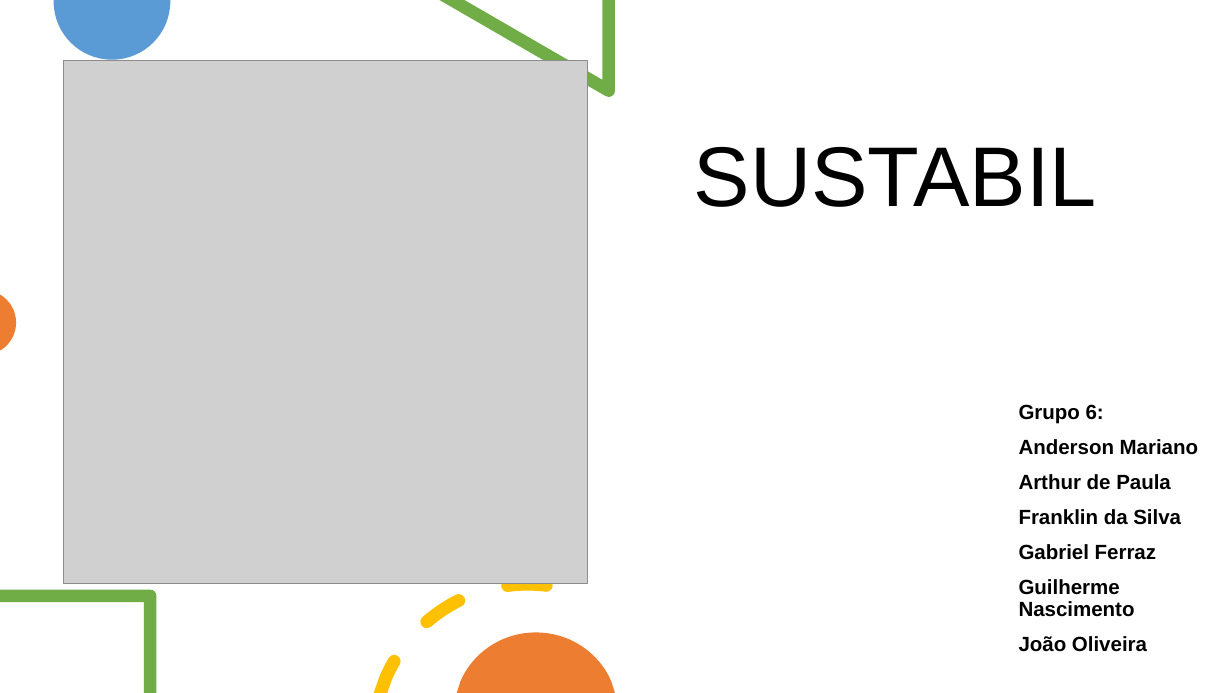
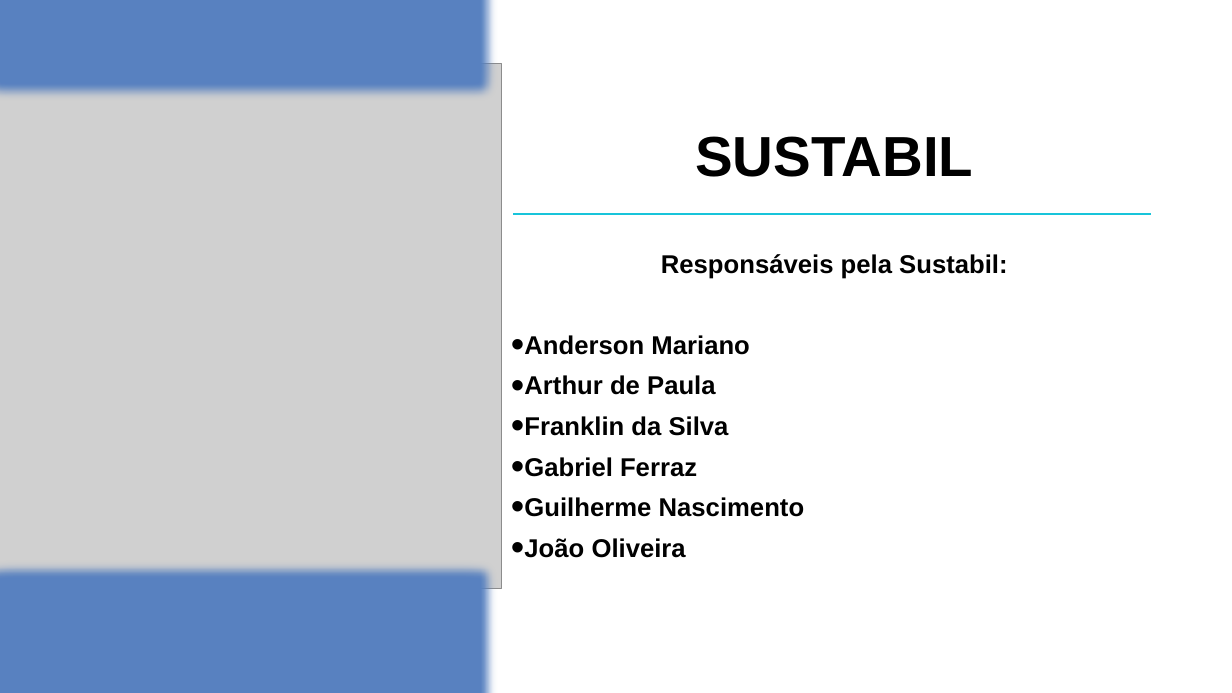
Before and after one commit to franklin-silva41/PROJETO-SENSOR-DE-UMIDADE, a slide deck: slide 1 of SUSTABIL - Apresentação real.pptx. Drawn at 1232x693 pixels with LibreOffice and Linux fonts; fonts in the diff are those of the drawing; grey boxes stand for pictures. Boxes give left, top, right and bottom in pixels: in the first picture for what was removed or moved away, otherwise in the second. Text is boxed around its words. In the diff, an @@ line names an element or a change of style, - is before the commit and + after.

```diff
--- a/SUSTABIL - Apresentação real.pptx
+++ b/SUSTABIL - Apresentação real.pptx
@@ rectangle added at bbox=[0, 0, 502, 104], fill #5881C0 @@
@@ freeform shape removed at bbox=[54, 0, 170, 60] @@
@@ freeform shape removed at bbox=[440, 0, 616, 97] @@
@@ picture: place and size @@
-picture at bbox=[64, 60, 587, 583]
+picture at bbox=[0, 64, 502, 589]
@@ title "SUSTABIL": place and size @@
-title "SUSTABIL" at bbox=[694, 147, 1097, 207]
+title "SUSTABIL" at bbox=[695, 136, 973, 177]
@@ title "SUSTABIL" at bbox=[695, 136, 973, 177]: size 66 to 44 pt, bold on @@
@@ line added from (514, 213) to (1152, 213), #18C4DA 1.5 pt @@
@@ subtitle "Responsáveis pela Sustabil:": place and size @@
-subtitle "Responsáveis pela Sustabil:" at bbox=[1019, 404, 1198, 652]
+subtitle "Responsáveis pela Sustabil:" at bbox=[524, 254, 1007, 558]
@@ subtitle at bbox=[661, 254, 1007, 279]: text changed; size 16 to 20 pt @@
-Grupo 6:
+Responsáveis pela Sustabil:
@@ freeform shape removed at bbox=[0, 295, 16, 350] @@
@@ subtitle at bbox=[524, 335, 805, 558]: size 16 to 20 pt in "Anderson Mariano", "Arthur de Paula", "Franklin da Silva", "Gabriel Ferraz" and 2 more places; bullet none to • @@
@@ rectangle added at bbox=[0, 556, 502, 693], fill #5881C0 @@
@@ freeform shape removed at bbox=[0, 590, 156, 693] @@
@@ freeform shape removed at bbox=[373, 578, 553, 693] @@
@@ freeform shape removed at bbox=[457, 632, 615, 693] @@
```
Also in this commit, not shown: 12 other slides changed, 6 slides added, 3 slides removed.
